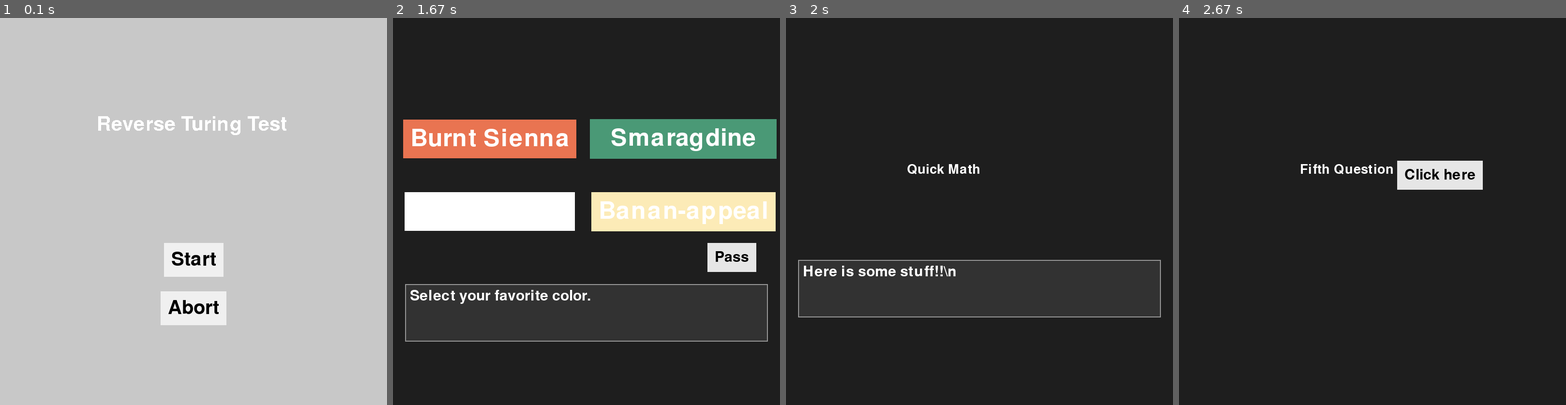
Above: before the commit, frames 1-4 (left to right).
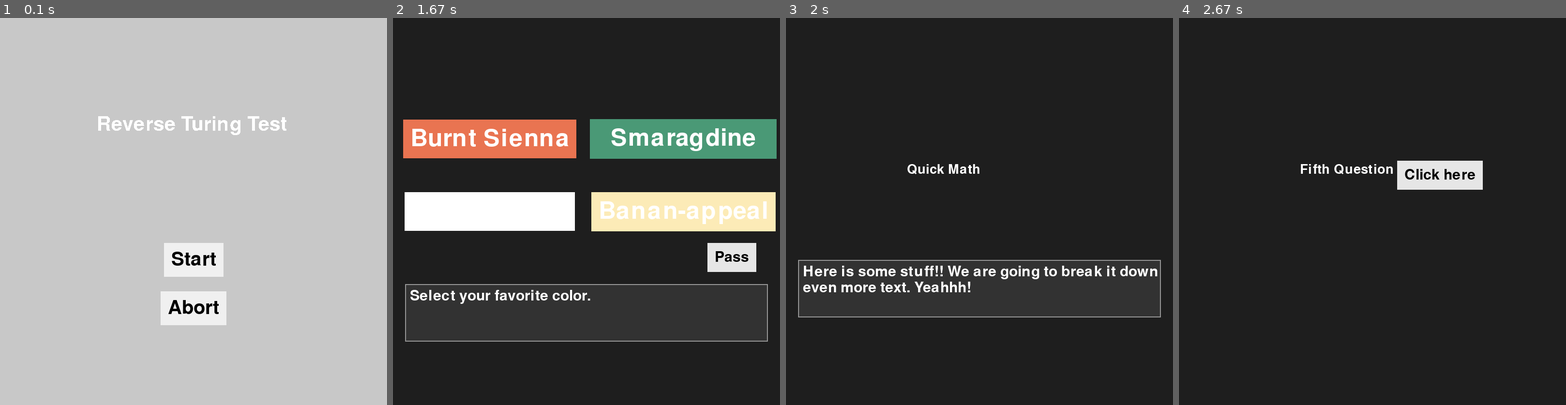
Above: after the commit, the same moments.

Repository: RachelBlack003/Drury-Hackathon-2026
Game: pygame game, started from reverse_turing/main.py
Two runs of this game, one before a commit and one after it. Both use one fixed random seed, a clock stepped at 60 frames per second and the inputs below.
Inputs (mouse positions are in pixels of both pictures, inside the frame that each line leads up to):
- Up to frame 1 (0.1 s): no input
- Up to frame 2 (1.67 s): click "Start" at 0.38 s; click (625, 296) at 0.72 s; tap Space at 1, 1.4 s
- Up to frame 3 (2 s): tap Space at 1.7 s; click (840, 199) at 1.93 s
- Up to frame 4 (2.67 s): tap Space at 2.28 s; click (1492, 203) at 2.63 s

Frames 1-2 are identical in both runs. In frame 3, 1.2% of the frame differs, in the area x 4-96%, y 64-71%; in frame 4, nothing differs.

Commit message:
made textbox work better

Diff:
--- a/reverse_turing/dialog/testText.txt
+++ b/reverse_turing/dialog/testText.txt
@@ -1,3 +1,3 @@
-Here is some stuff!!\n
-More stuff!\n
+Here is some stuff!! We are going to break it down into even more text. Yeahhh!
+More stuff!
 All the stuff
--- a/reverse_turing/textbox.py
+++ b/reverse_turing/textbox.py
@@ -24,12 +24,19 @@
         # Split text and render each line
         self.text = text
 
-        lines = self.text.split('\n')
+        words = self.text.split(' ')
         self.surfaces = []
 
-        # We only care about the first 3 lines for a fixed 3-line box
-        for line in lines[:3]:
-            surf = self.font.render(line, True, (255, 255, 255))
+        line = ""
+        for word in words:
+            if len(word) + len(line) < 52:
+                line = line + " " + word
+            else:
+                surf = self.font.render(line.strip(), True, (255, 255, 255))
+                self.surfaces.append(surf)
+                line = ""
+        if len(line) != 0:
+            surf = self.font.render(line.strip(), True, (255, 255, 255))
             self.surfaces.append(surf)
 
     def render(self):
